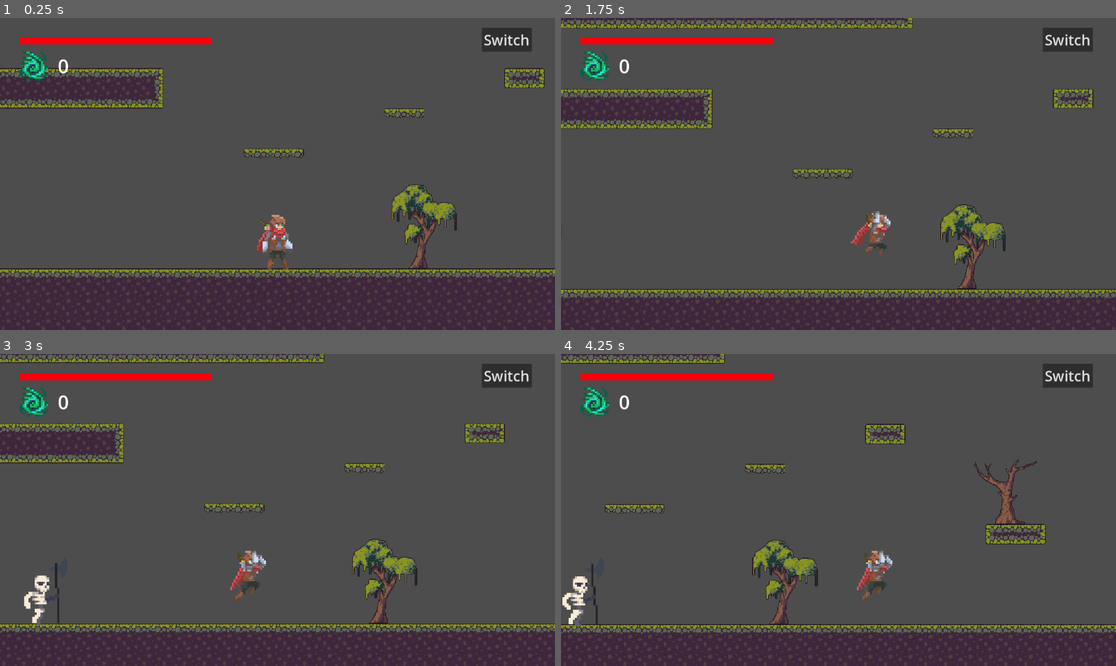
Above: before the commit, frames 1-4 (two rows, left to right).
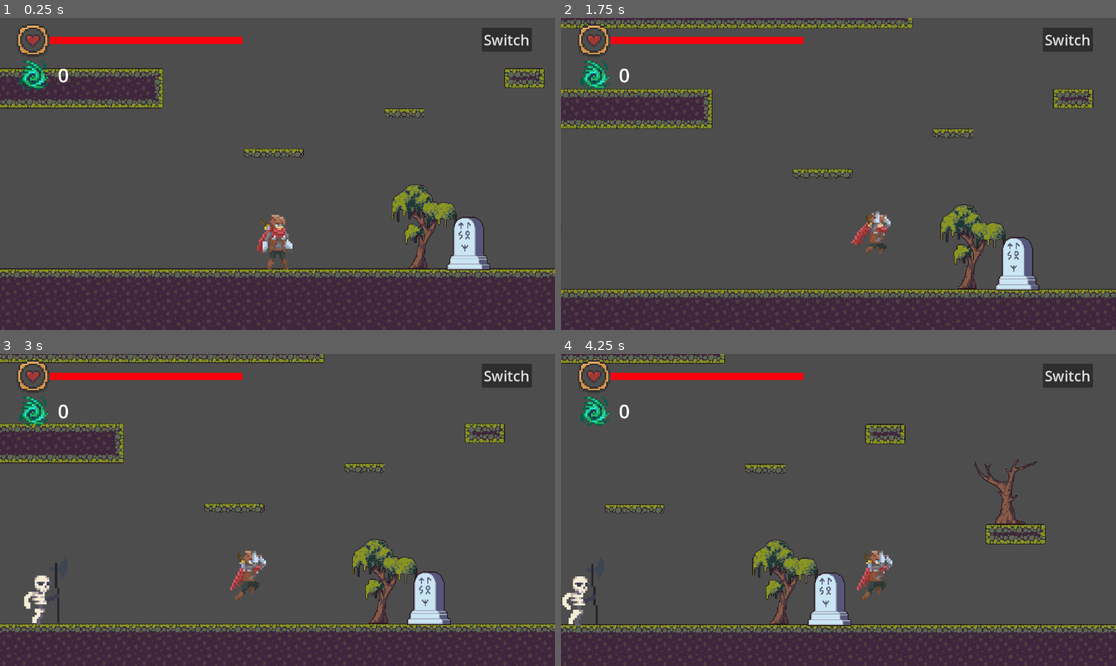
Above: after the commit, the same moments.

Repository: XinyuanD/2DSoulslikeGame
Game: Godot game, scene res://Scenes/Level 1.tscn
The game is run twice, just before and just after one commit, with the same random seed, the same clock (stepped at 60 frames per second) and the same inputs.
Inputs (mouse positions are in pixels of both pictures, inside the frame that each line leads up to):
- Up to frame 1 (0.25 s): no input
- Up to frame 2 (1.75 s): move the mouse to (960, 158) at 0.52 s; hold E (heal) 0.53-1.28 s; hold D (move_right) from 0.53 s (still down); click (960, 158) at 0.6 s; tap Space (jump) at 0.77, 1.07, 1.52 s; move the mouse to (727, 189) at 1.27 s; tap E (heal) at 1.35 s; tap C (set_checkpoint, bound only after the commit) at 1.55 s
- Up to frame 3 (3 s): tap Space (jump) at 1.82, 2.3, 2.85 s; move the mouse to (333, 441) at 2.02 s; release D (move_right) at 2.03 s; hold A (move_left) 2.03-2.78 s; tap C (set_checkpoint, bound only after the commit) at 2.1 s; move the mouse to (249, 572) at 2.77 s; hold D (move_right) from 2.78 s (still down)
- Up to frame 4 (4.25 s): keep holding D (move_right); tap Space (jump) at 3.02, 3.32, 3.77, 4.07 s; click (810, 572) at 3.05 s; move the mouse to (1005, 556) at 3.52 s; hold E (heal) from 3.53 s (still down); click (1005, 556) at 3.6 s

The runs differ from the first frame. In frame 1, 2.1% of the frame differs, in the area x 3-89%, y 2-81%; in frame 2, 2.1%; in frame 3, 2.1%; in frame 4, 2.1%, in the area x 3-53%, y 2-88%.

Commit message:
Added respawn altars and checkpoint logic

Diff:
--- a/Final Project/Scenes/Level 1.tscn
+++ b/Final Project/Scenes/Level 1.tscn
@@ -1,10 +1,11 @@
-[gd_scene load_steps=6 format=3 uid="uid://c64ggt22o1br2"]
+[gd_scene load_steps=7 format=3 uid="uid://c64ggt22o1br2"]
 
 [ext_resource type="Script" path="res://Scripts/Level 1.gd" id="1_3bys6"]
 [ext_resource type="TileSet" uid="uid://cwkmuegsk6ox0" path="res://swamp_tileset.tres" id="1_ixskc"]
 [ext_resource type="PackedScene" uid="uid://cfh7to23ofeu3" path="res://Scenes/Player.tscn" id="3_abgsu"]
 [ext_resource type="PackedScene" uid="uid://c2df6mh8wrba0" path="res://Scenes/skeleton.tscn" id="3_tcsw7"]
 [ext_resource type="PackedScene" uid="uid://du0iaarxl3gm8" path="res://Scenes/ui.tscn" id="4_yjibs"]
+[ext_resource type="PackedScene" uid="uid://beh5w2vwhy1jk" path="res://Scenes/respawn_altar.tscn" id="6_gf407"]
 
 [node name="Level 1" type="Node2D"]
 script = ExtResource("1_3bys6")
@@ -30,6 +31,14 @@
 layer_2/y_sort_origin = 0
 layer_2/z_index = 0
 layer_2/tile_data = PackedInt32Array(-983047, 589824, 0, -1048583, 589824, 0, -1114119, 589824, 0, -1179655, 589824, 0, -2424859, 589824, 0, -2490395, 589824, 0, -2555931, 589824, 0, -2621467, 589824, 0, -2490353, 589824, 0, -2555889, 589824, 0, -2621425, 589824, 0, -2686961, 589824, 0)
+
+[node name="Checkpoints" type="Node2D" parent="."]
+
+[node name="RespawnAltar" parent="Checkpoints" instance=ExtResource("6_gf407")]
+position = Vector2(-57, -40)
+
+[node name="RespawnAltar2" parent="Checkpoints" instance=ExtResource("6_gf407")]
+position = Vector2(-1001, -360)
 
 [node name="Player" parent="." instance=ExtResource("3_abgsu")]
 position = Vector2(-362, -58)
--- a/Final Project/Scenes/Player.tscn
+++ b/Final Project/Scenes/Player.tscn
@@ -54,16 +54,15 @@
 [node name="Player" type="CharacterBody2D"]
 texture_filter = 1
 scale = Vector2(3, 3)
-collision_mask = 4
+collision_mask = 20
 script = ExtResource("1_mrv22")
 
 [node name="AnimatedSprite2D" type="AnimatedSprite2D" parent="."]
 sprite_frames = ExtResource("1_ar043")
 animation = &"run"
-frame_progress = 0.821435
+frame_progress = 0.711627
 
 [node name="CollisionShape2D" type="CollisionShape2D" parent="."]
-visible = false
 position = Vector2(1.33333, 3)
 shape = SubResource("CapsuleShape2D_v3flb")
 
--- /dev/null
+++ b/Final Project/Scenes/respawn_altar.tscn
@@ -0,0 +1,24 @@
+[gd_scene load_steps=4 format=3 uid="uid://beh5w2vwhy1jk"]
+
+[ext_resource type="Texture2D" uid="uid://djluvam5newqy" path="res://Art/SwampLevel/Objects/Stones/2.png" id="1_ucg7o"]
+[ext_resource type="Script" path="res://Scripts/respawn_altar.gd" id="1_ue8ge"]
+
+[sub_resource type="RectangleShape2D" id="RectangleShape2D_dtjxs"]
+size = Vector2(11, 11)
+
+[node name="RespawnAltar" type="Node2D"]
+scale = Vector2(1.5, 1.5)
+script = ExtResource("1_ue8ge")
+
+[node name="Sprite2D" type="Sprite2D" parent="."]
+texture_filter = 1
+texture = ExtResource("1_ucg7o")
+
+[node name="Area2D" type="Area2D" parent="."]
+scale = Vector2(5, 5)
+collision_layer = 16
+
+[node name="CollisionShape2D" type="CollisionShape2D" parent="Area2D"]
+position = Vector2(-0.0999992, -0.5)
+scale = Vector2(1, 1)
+shape = SubResource("RectangleShape2D_dtjxs")
--- a/Final Project/Scenes/skeleton.tscn
+++ b/Final Project/Scenes/skeleton.tscn
@@ -27,6 +27,7 @@
 shape = SubResource("CapsuleShape2D_6yuev")
 
 [node name="AttackArea" type="Area2D" parent="."]
+visible = false
 collision_layer = 2
 monitoring = false
 
--- a/Final Project/Scenes/ui.tscn
+++ b/Final Project/Scenes/ui.tscn
@@ -1,9 +1,10 @@
-[gd_scene load_steps=6 format=3 uid="uid://du0iaarxl3gm8"]
+[gd_scene load_steps=7 format=3 uid="uid://du0iaarxl3gm8"]
 
 [ext_resource type="Script" path="res://Scripts/ui.gd" id="1_5otyo"]
 [ext_resource type="Texture2D" uid="uid://bbhos5hoc017b" path="res://Art/UI/healthbar_fill_texture.tres" id="1_g5aqo"]
 [ext_resource type="StyleBox" uid="uid://ye4qqcrpk6uk" path="res://Art/UI/healthbar_bg_texture.tres" id="1_i23tn"]
 [ext_resource type="Texture2D" uid="uid://3i3rod28h2oo" path="res://Art/UI/spirit_icon.png" id="3_48iwn"]
+[ext_resource type="Texture2D" uid="uid://iaimgbg20fik" path="res://Art/UI/HealthBar.png" id="5_qnaej"]
 
 [sub_resource type="StyleBoxTexture" id="StyleBoxTexture_oraq2"]
 texture = ExtResource("1_g5aqo")
@@ -18,34 +19,44 @@
 grow_vertical = 2
 script = ExtResource("1_5otyo")
 
+[node name="SpiritIcon" type="TextureRect" parent="."]
+texture_filter = 1
+layout_mode = 0
+offset_left = 40.0
+offset_top = 89.0
+offset_right = 100.0
+offset_bottom = 149.0
+texture = ExtResource("3_48iwn")
+
+[node name="SpiritCount" type="Label" parent="."]
+layout_mode = 0
+offset_left = 120.0
+offset_top = 89.0
+offset_right = 220.0
+offset_bottom = 149.0
+theme_override_colors/font_color = Color(1, 1, 1, 1)
+theme_override_font_sizes/font_size = 40
+text = "30
+"
+vertical_alignment = 1
+
 [node name="HealthBar" type="ProgressBar" parent="."]
 layout_mode = 1
-offset_left = 40.0
-offset_top = 40.0
-offset_right = 440.0
-offset_bottom = 55.0
+offset_left = 103.0
+offset_top = 39.0
+offset_right = 503.0
+offset_bottom = 54.0
 theme_override_styles/background = ExtResource("1_i23tn")
 theme_override_styles/fill = SubResource("StyleBoxTexture_oraq2")
 value = 36.0
 show_percentage = false
 
-[node name="SpiritIcon" type="TextureRect" parent="."]
+[node name="TextureRect" type="TextureRect" parent="."]
 texture_filter = 1
 layout_mode = 0
-offset_left = 40.0
-offset_top = 70.0
-offset_right = 100.0
-offset_bottom = 130.0
-texture = ExtResource("3_48iwn")
-
-[node name="SpiritCount" type="Label" parent="."]
-layout_mode = 0
-offset_left = 120.0
-offset_top = 70.0
-offset_right = 220.0
-offset_bottom = 130.0
-theme_override_colors/font_color = Color(1, 1, 1, 1)
-theme_override_font_sizes/font_size = 40
-text = "30
-"
-vertical_alignment = 1
+offset_left = -70.0
+offset_top = -8.0
+offset_right = 280.0
+offset_bottom = 122.0
+scale = Vector2(0.8, 0.8)
+texture = ExtResource("5_qnaej")
--- a/Final Project/Scripts/Player.gd
+++ b/Final Project/Scripts/Player.gd
@@ -6,10 +6,11 @@
 const CAN_ATTACK_STATES = [State.IDLE, State.MOVE, State.ATTACK1, State.ATTACK2, State.ATTACK3]
 const ATTACK_STATES = [State.ATTACK1, State.ATTACK2, State.ATTACK3]
 var curstate
-var max_health: int = 50
-var health: int = 50
+var max_health: int = 20
+var health: int = 20
 var spirits: int = 0
 var sword_dmg: int = 1
+var last_checkpoint: Vector2
 
 signal spirit_updated
 signal health_updated
@@ -44,6 +45,7 @@
 	curstate = State.IDLE
 	gravity = normal_gravity
 	swordArea.monitoring = false
+	last_checkpoint = position
 
 func switch_to(new_state: State):
 	curstate = new_state
@@ -69,8 +71,11 @@
 	elif curstate == State.DYING:
 		animated_sprite.play("die")
 	elif curstate == State.DEAD:
-		# TODO: implement player respawning
+		# TODO: implement player respawning/scene reset
 		print("player dead")
+		update_spirit(-spirits)
+		update_health(max_health)
+		position = last_checkpoint
 
 func _physics_process(delta):
 	# handle horizontal movement
@@ -219,7 +224,6 @@
 	if curstate != State.HIT and curstate != State.DYING and curstate != State.DEAD:
 		switch_to(State.HIT)
 		update_health(-damage)
-		print("player got hit")
 
 func _on_animated_sprite_2d_animation_finished():
 	if curstate == State.JUMP_UP:
@@ -272,3 +276,8 @@
 func update_spirit(num: int):
 	spirits += num
 	emit_signal("spirit_updated")
+
+func update_checkpoint():
+	last_checkpoint = position
+	update_health(max_health)
+	print("new checkpoint set!")
--- /dev/null
+++ b/Final Project/Scripts/respawn_altar.gd
@@ -0,0 +1,7 @@
+extends Node2D
+@onready var area: Area2D = $Area2D
+
+func _process(delta):
+	for body in area.get_overlapping_bodies():
+		if body.name == "Player" and Input.is_action_just_pressed("set_checkpoint"):
+			body.update_checkpoint()
--- a/Final Project/project.godot
+++ b/Final Project/project.godot
@@ -53,13 +53,19 @@
 "events": [Object(InputEventKey,"resource_local_to_scene":false,"resource_name":"","device":-1,"window_id":0,"alt_pressed":false,"shift_pressed":false,"ctrl_pressed":false,"meta_pressed":false,"pressed":false,"keycode":0,"physical_keycode":69,"key_label":0,"unicode":101,"echo":false,"script":null)
 ]
 }
+set_checkpoint={
+"deadzone": 0.5,
+"events": [Object(InputEventKey,"resource_local_to_scene":false,"resource_name":"","device":-1,"window_id":0,"alt_pressed":false,"shift_pressed":false,"ctrl_pressed":false,"meta_pressed":false,"pressed":false,"keycode":0,"physical_keycode":67,"key_label":0,"unicode":99,"echo":false,"script":null)
+]
+}
 
 [layer_names]
 
 2d_physics/layer_1="Player"
 2d_physics/layer_2="Enemy"
 2d_physics/layer_3="Tilemap"
-2d_physics/layer_4="enemy_barrier"
+2d_physics/layer_4="EnemyBarrier"
+2d_physics/layer_5="RespawnAltar"
 
 [physics]
 
Binary file changed: Final Project/Art/UI/HealthBar.png
